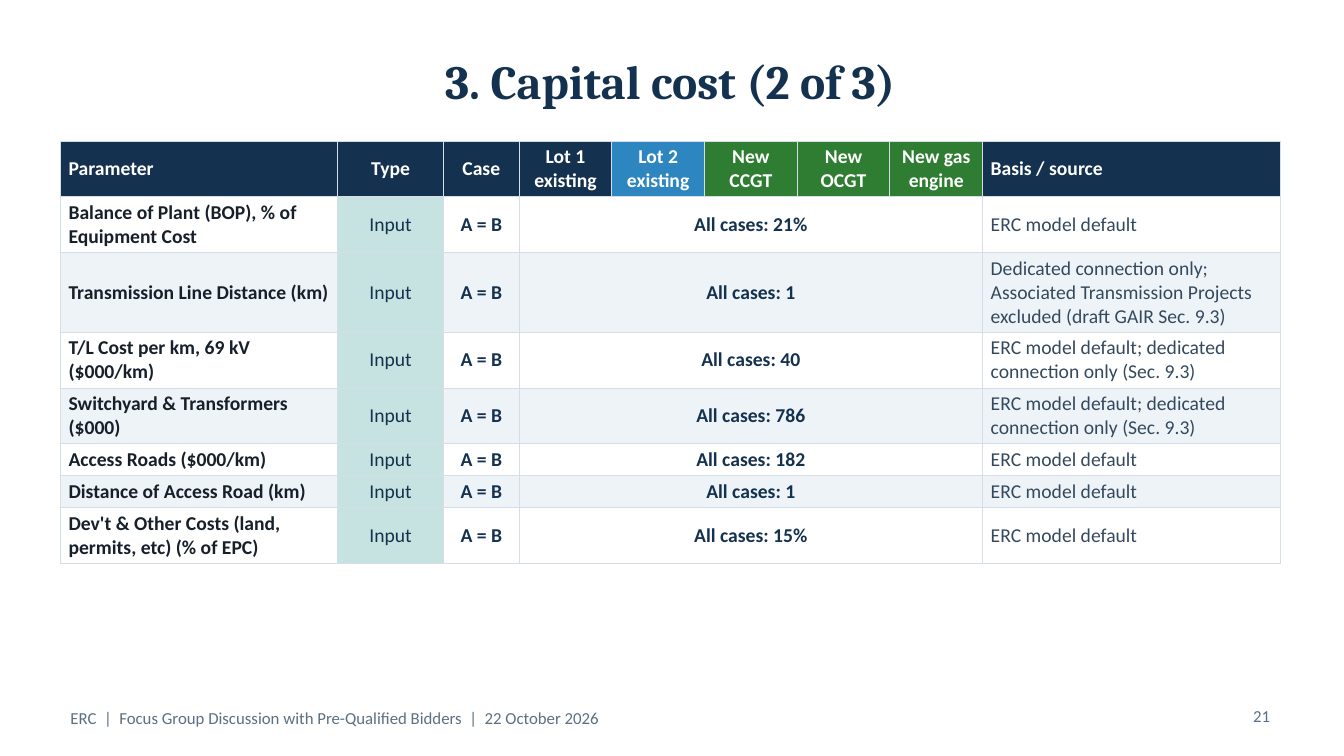
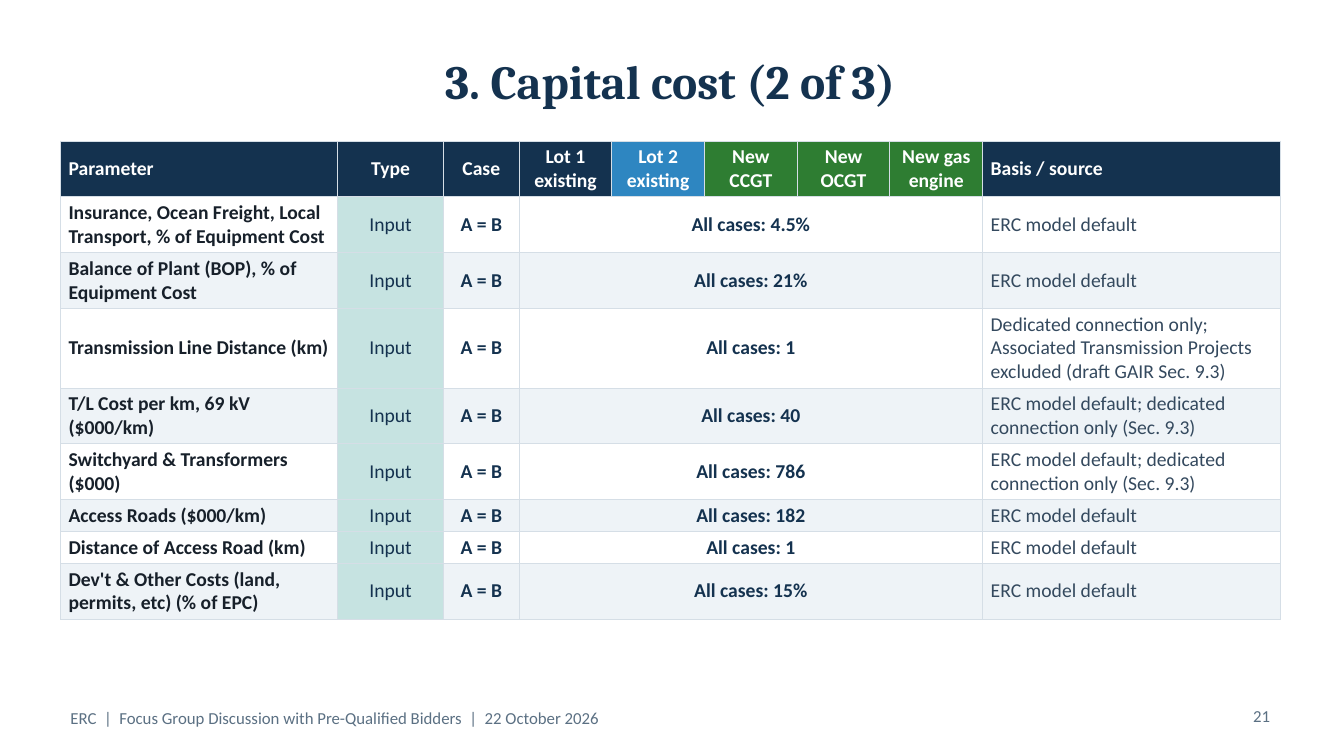
Before and after one commit to polyphase123/Midmerit, a slide deck: slide 21 of ERC_FGD_Model_Assumptions.pptx. Drawn at 1344x756 pixels with LibreOffice and Linux fonts; fonts in the diff are those of the drawing. Boxes give left, top, right and bottom in pixels: in the first picture for what was removed or moved away, otherwise in the second. Text is boxed around its words. In the diff, an @@ line names an element or a change of style, - is before the commit and + after.

```diff
--- a/ERC_FGD_Model_Assumptions.pptx
+++ b/ERC_FGD_Model_Assumptions.pptx
@@ table at [60, 141, 1280, 616] @@
+row 2: Insurance, Ocean Freight, Local Transport, % of Equipment Cost | Input | A = B | All cases: 4.5% |  |  |  |  | ERC model default
```
Also in this commit, not shown: 11 other slides changed, 1 slide added, 25 other files.
